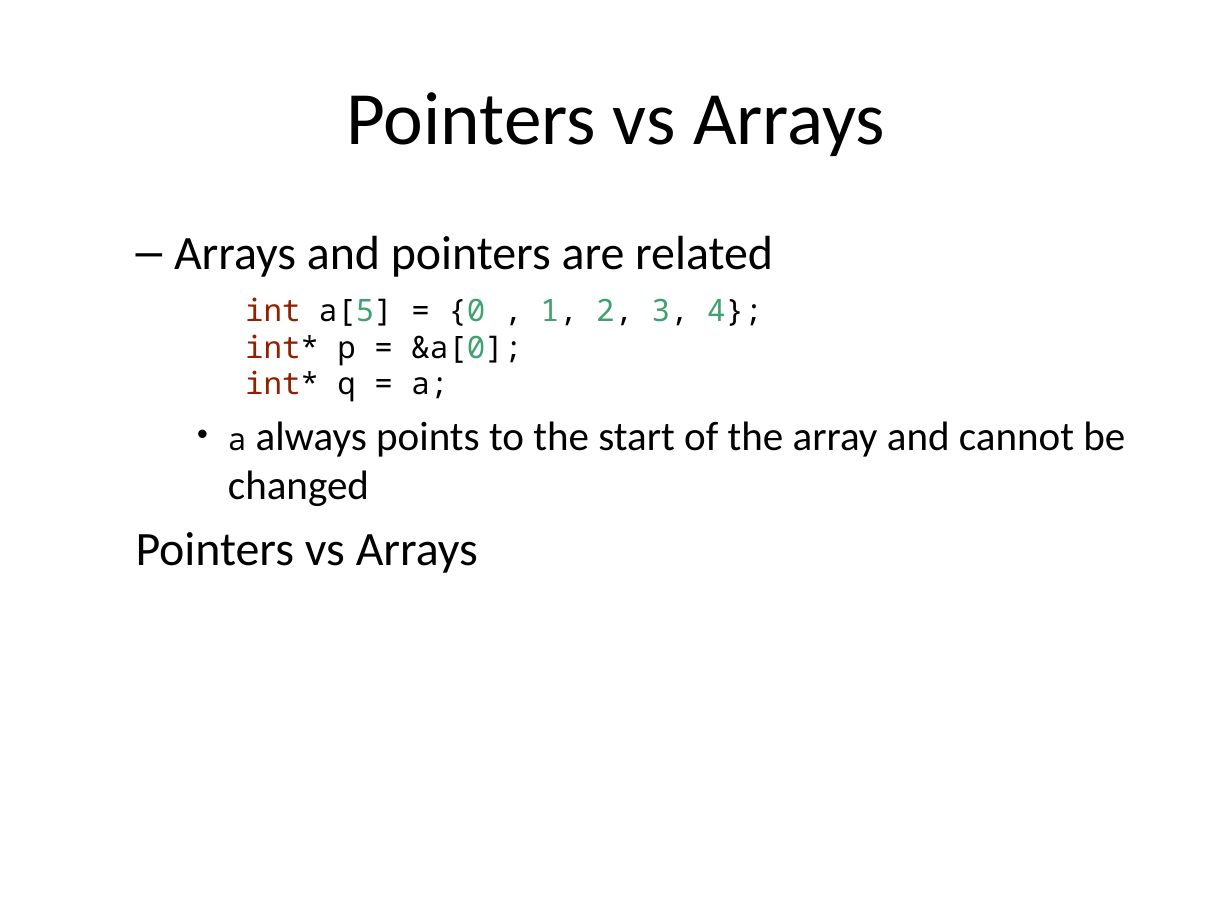
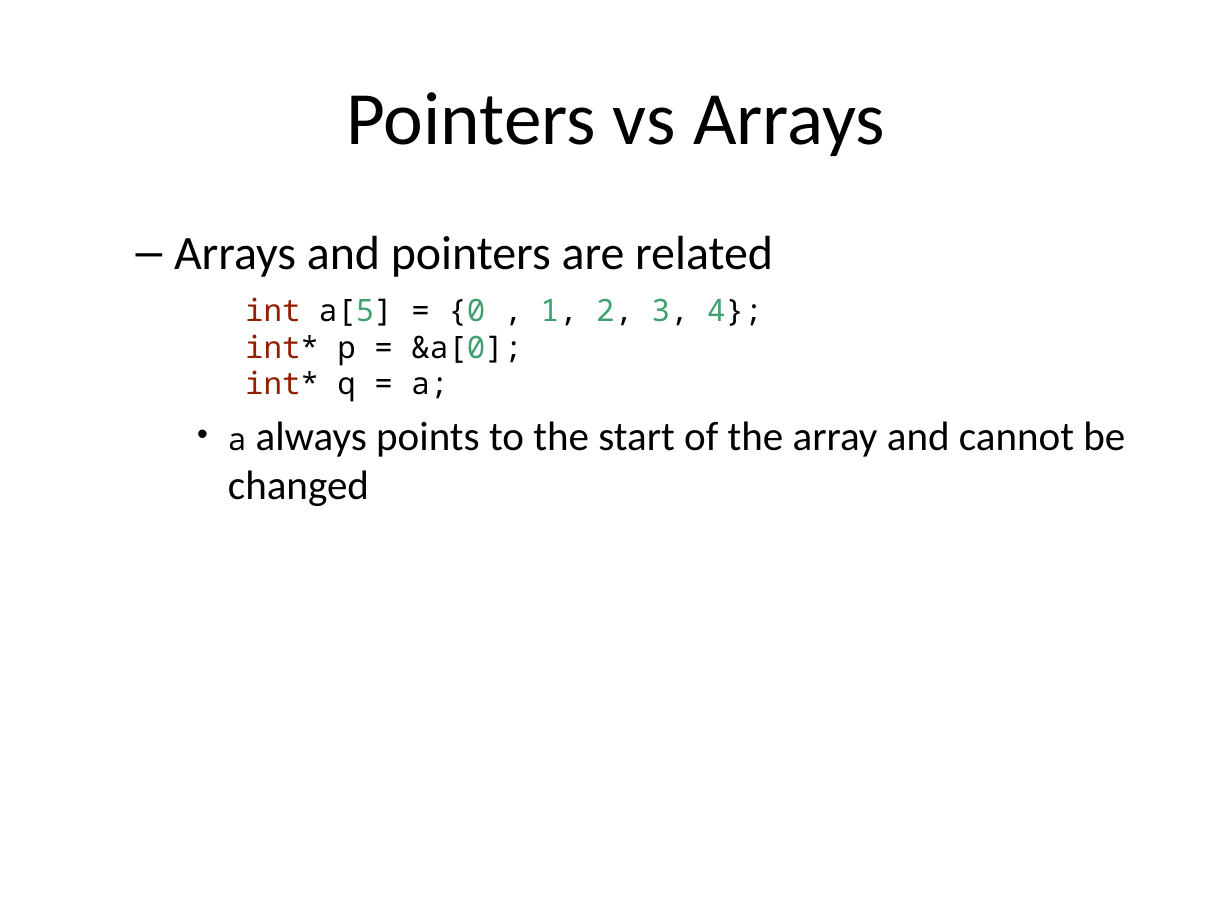
Before and after one commit to tewarid/course-c, a slide deck: slide 95 of slides.pptx (slide 93 before the commit). Drawn at 1232x924 pixels with LibreOffice and Linux fonts; fonts in the diff are those of the drawing. Boxes give left, top, right and bottom in pixels: in the first picture for what was removed or moved away, otherwise in the second. Text is boxed around its words. In the diff, an @@ line names an element or a change of style, - is before the commit and + after.

```diff
--- a/slides.pptx
+++ b/slides.pptx
@@ text at (x1=136, y1=532, x2=478, y2=573): paragraph removed @@
-  Pointers vs Arrays
```
Also in this commit, not shown: 8 other slides changed, 2 slides added, 2 slides removed, 14 other files.
